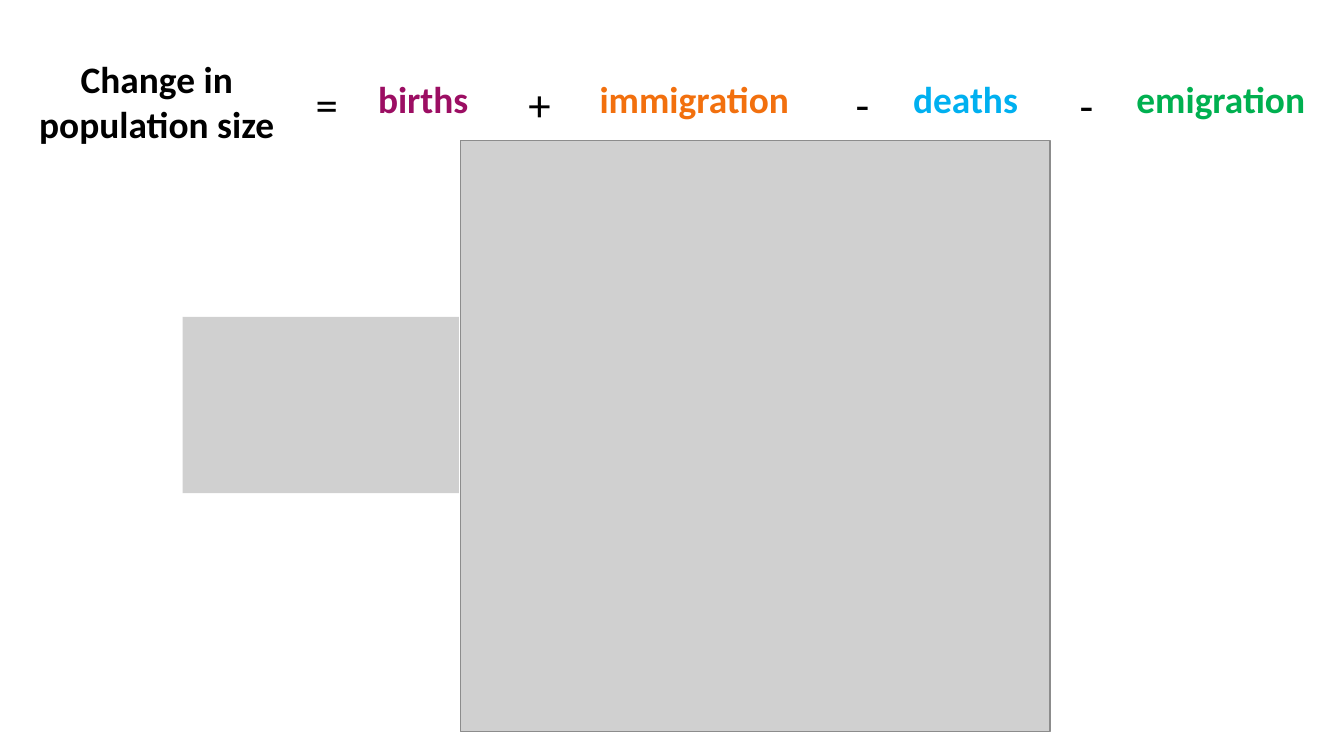
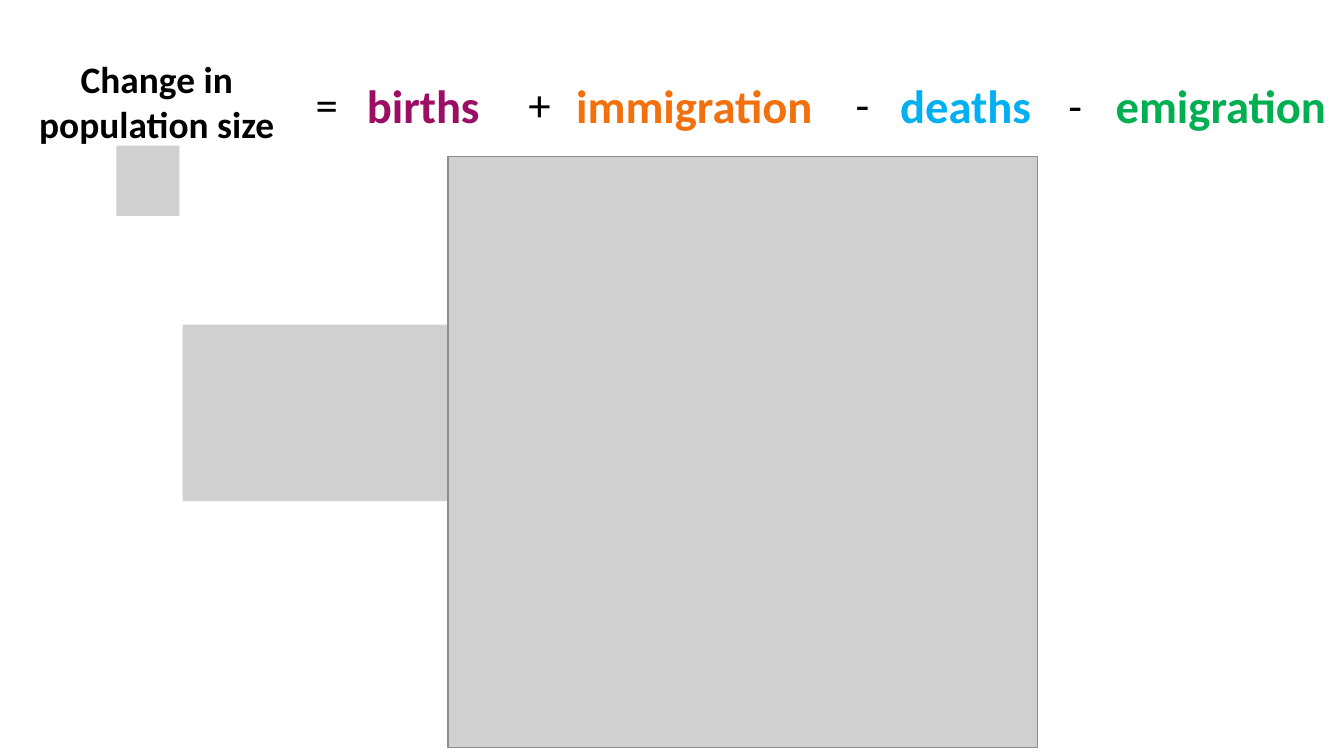
Before and after one commit to annamtucker/ssa-200, a slide deck: slide 22 of static/lectures/SSA_Lecture5_DemoData.pptx. Drawn at 1344x756 pixels with LibreOffice and Linux fonts; fonts in the diff are those of the drawing; grey boxes stand for pictures; background and template pictures are left out. Boxes give left, top, right and bottom in pixels: in the first picture for what was removed or moved away, otherwise in the second. Text is boxed around its words. In the diff, an @@ line names an element or a change of style, - is before the commit and + after.

```diff
--- a/static/lectures/SSA_Lecture5_DemoData.pptx
+++ b/static/lectures/SSA_Lecture5_DemoData.pptx
@@ text "-": place and size @@
-text "-" at (1064,71,1109,138)
+text "-" at (1052,71,1097,138)
@@ size 20 to 25 pt in 4 elements at (576,90,812,131), (367,90,480,124), (900,90,1031,124), (1116,90,1326,131) @@
@@ picture added at (117,145,180,215) @@
@@ picture: place and size @@
-picture at (461,141,1051,732)
+picture at (448,156,1038,747)
@@ picture: place and size @@
-picture at (183,317,460,493)
+picture at (183,325,460,501)
```
Also in this commit, not shown: 3 other slides changed, 16 other files.
